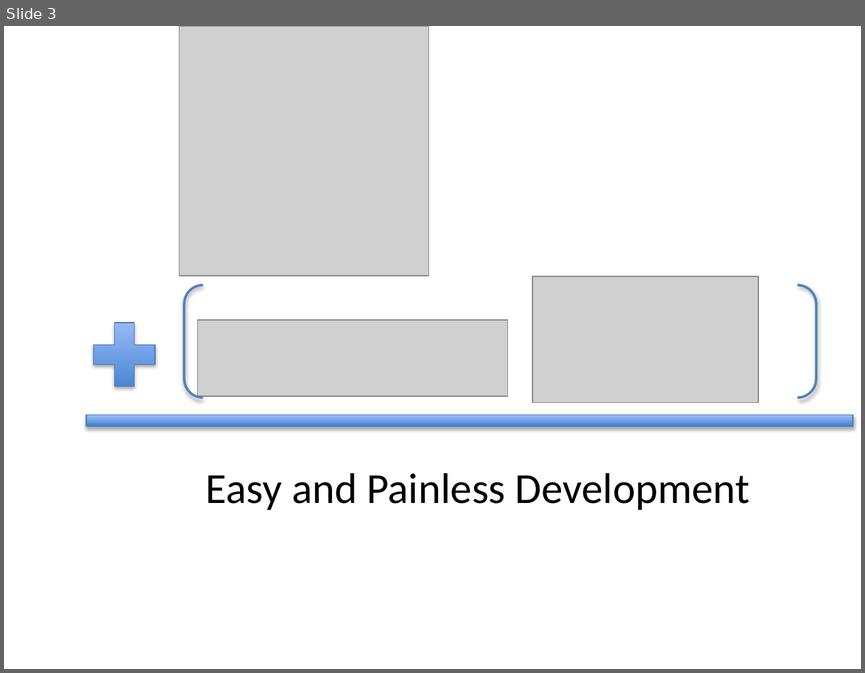
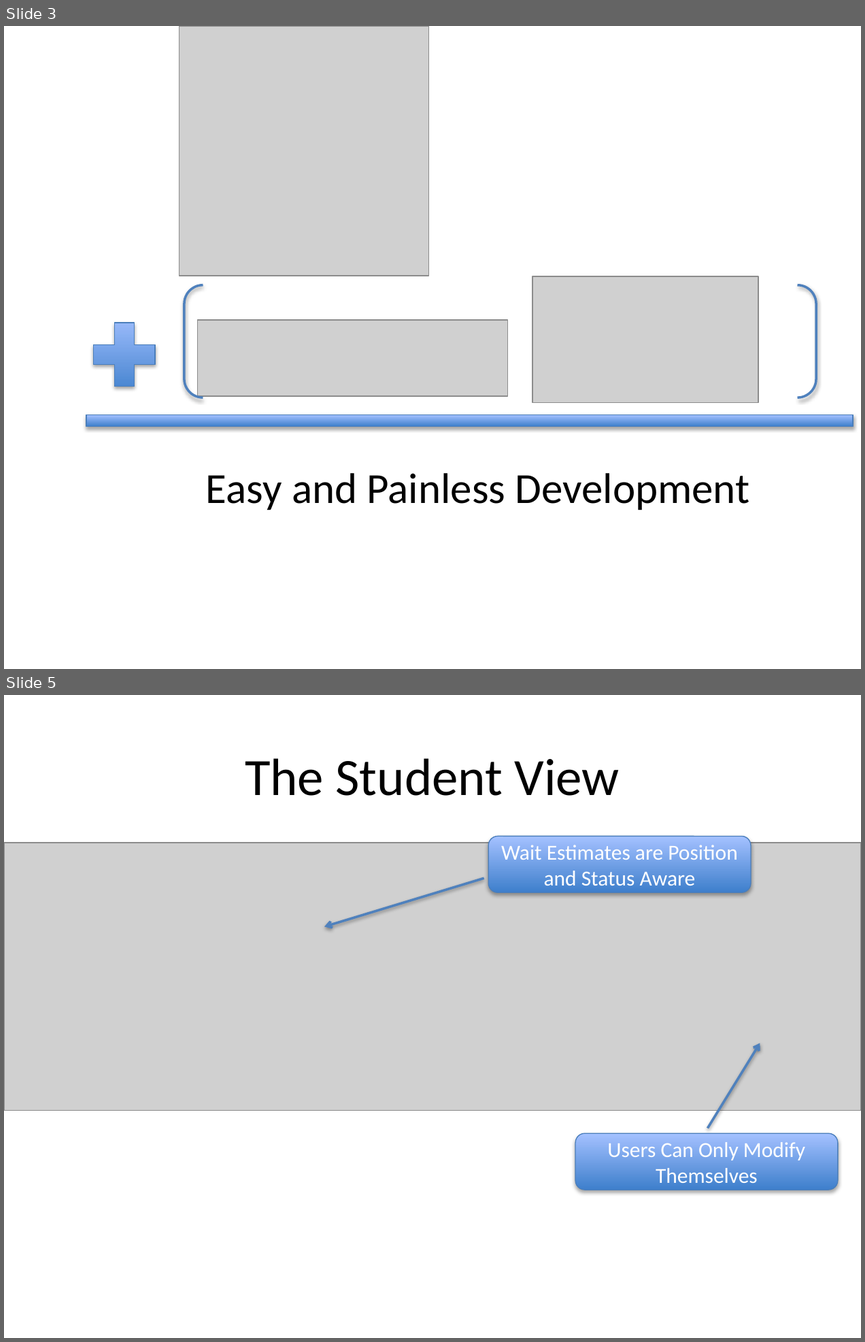
Before and after one commit to PrincetonCS-UCA/LabQueue, a slide deck: graphics.pptx. Shown one above the other, each under a label of ours: slide 3 before the commit, slides 3 and 5 after it; the slides between them are not shown. The pictures are 865x673 and 865x1342 pixels, drawn with LibreOffice and Linux fonts; fonts in the diff are those of the drawing; grey boxes stand for pictures. Boxes give left, top, right and bottom in pixels: in the first picture for what was removed or moved away, otherwise in the second. Text is boxed around its words. In the diff, an @@ line names an element or a change of style, - is before the commit and + after.

```diff
--- a/graphics.pptx
+++ b/graphics.pptx
@@ slide 5 added at box(4, 695, 861, 1338), background #FFFFFF @@
@@ title added at box(245, 758, 619, 796), 44 pt, text #000000 @@
+The Student View
@@ rounded rectangle added at box(488, 836, 750, 893), fill gradient #3F80CE to #A4C4FF, outline #4B7EBC 0.75 pt, 18 pt, text #FFFFFF @@
+Wait Estimates are Position and Status Aware
@@ picture added at box(4, 843, 861, 1110) @@
@@ arrow added from (484, 879) to (324, 926), #4F81BD 2 pt @@
@@ arrow added from (707, 1127) to (759, 1043), #4F81BD 2 pt @@
@@ rounded rectangle added at box(575, 1133, 838, 1189), fill gradient #3F80CE to #A4C4FF, outline #4B7EBC 0.75 pt, 18 pt, text #FFFFFF @@
+Users Can Only Modify Themselves
```
Also in this commit, not shown: 5 other slides added, 1 other file.
